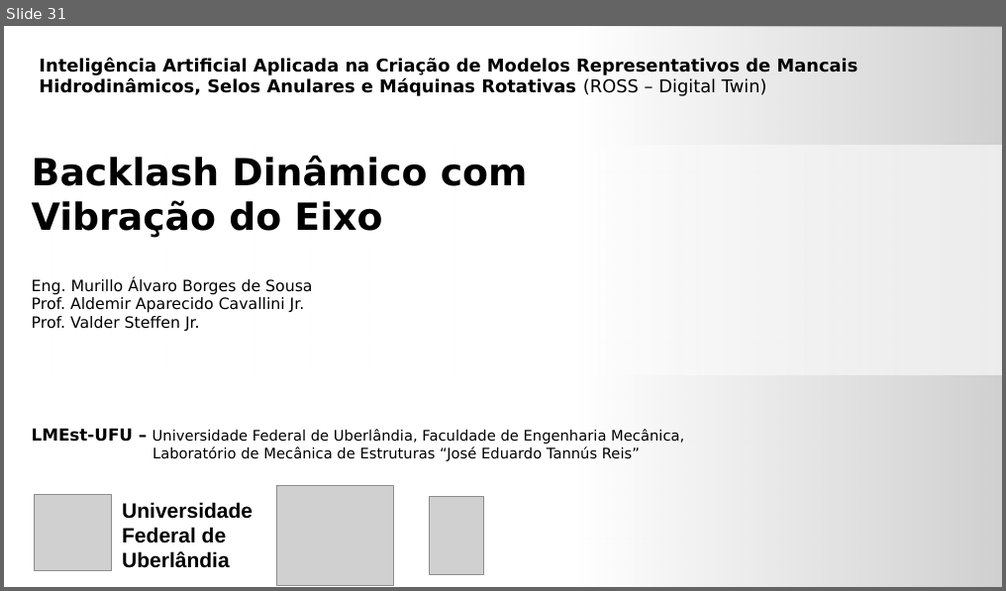
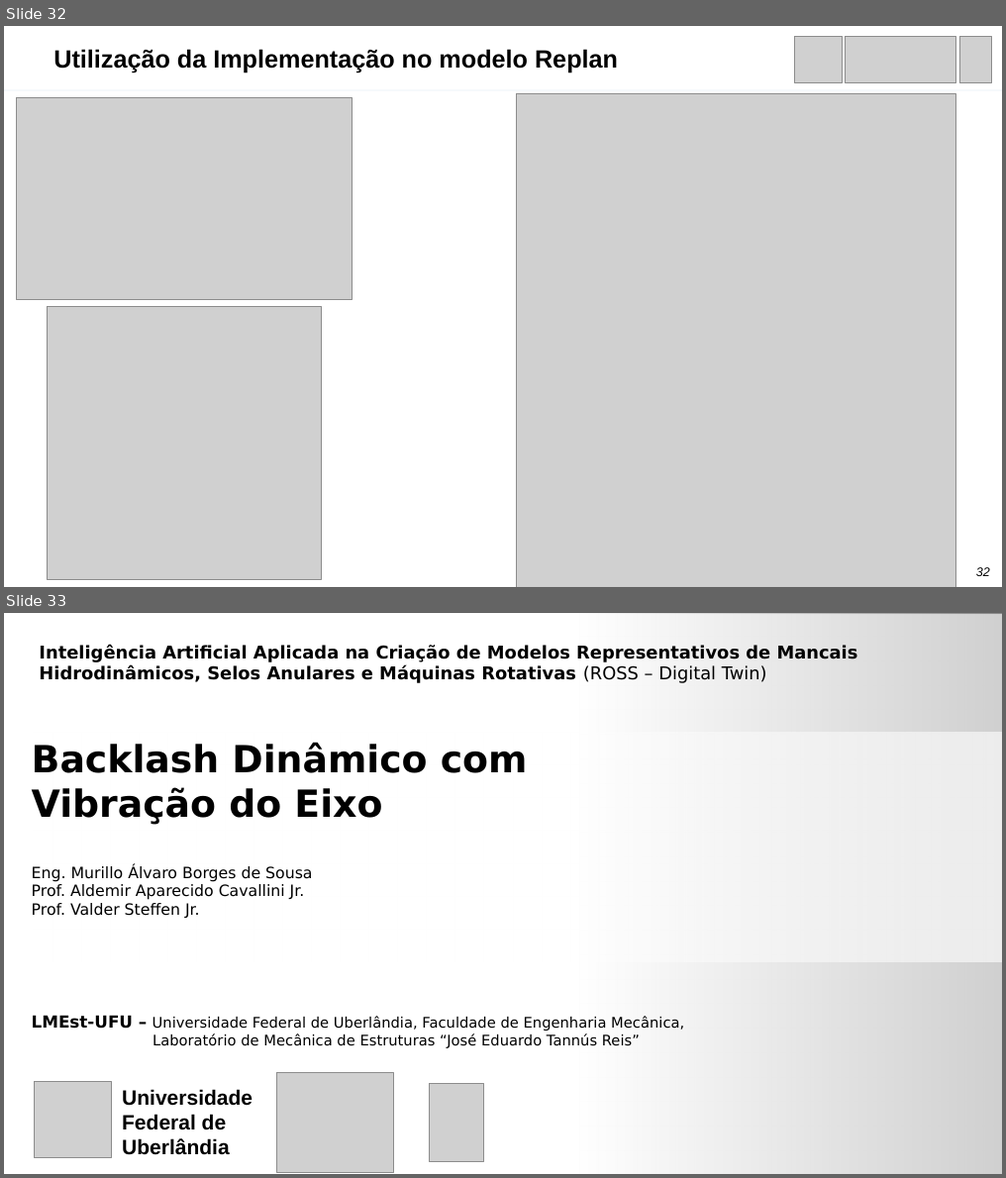
Before and after one commit to murilloabs/Master_Dissertation, a slide deck: DISSERTACAO/results/Apresentacao_Backlash_V3.pptx. Shown one above the other, each under a label of ours: slide 31 before the commit, slides 32 and 33 after it. The pictures are 1006x591 and 1006x1178 pixels, drawn with LibreOffice and Linux fonts; fonts in the diff are those of the drawing; grey boxes stand for pictures. Boxes give left, top, right and bottom in pixels: in the first picture for what was removed or moved away, otherwise in the second. Text is boxed around its words. In the diff, an @@ line names an element or a change of style, - is before the commit and + after.

```diff
--- a/DISSERTACAO/results/Apresentacao_Backlash_V3.pptx
+++ b/DISSERTACAO/results/Apresentacao_Backlash_V3.pptx
@@ slide 32 added at <box>4,26,1002,587</box>, background #FFFFFF @@
@@ text added at <box>54,49,618,73</box>, 24 pt, text #000000, bold @@
+Utilização da Implementação no modelo Replan
@@ picture added at <box>795,37,843,82</box> @@
@@ picture added at <box>846,37,956,82</box> @@
@@ picture added at <box>960,37,992,82</box> @@
@@ line added from (4, 90) to (1002, 90), #C00000 2.25 pt @@
@@ picture added at <box>16,97,352,299</box> @@
@@ picture added at <box>516,94,956,587</box> @@
@@ picture added at <box>47,307,322,580</box> @@
@@ page number added at <box>976,568,990,576</box>, 12 pt, text #000000, italic @@
+32
@@ what was slide 31 is now slide 33 @@
```
Also in this commit, not shown: 15 slides changed, 1 other slide added.
